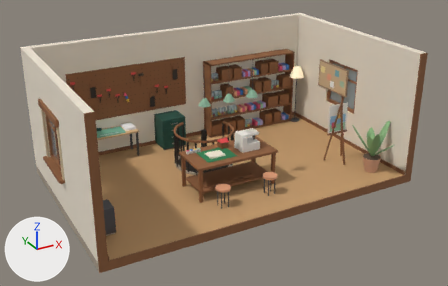
The glTF model assets/map-workshop.glb as it was, and as the next commit left it.
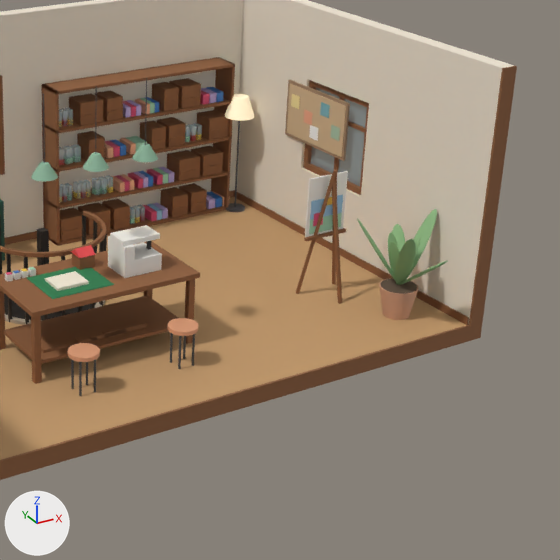
Each version is shown whole from a camera (50 mm lens) standing at (-2.86, -10.48, 7.29) and looking at (4.19, 2.33, 0.88), then close up on the part from 41% to 100% of the width and 8% to 100% of the height. The axes (+X, +Y, +Z) are drawn at lower left. The lights are the same throughout. The older version's two pictures come first. Where no turn or scale is listed for an object, it has been applied to the vertices. Vertices at exactly the same position are counted once.

Objects in the first close-up: 'Craft_Table', 'Easel', 'Floor_Lamp', 'Floor_Slab', 'Material_Shelf', 'Pinboard', 'Plant_Living', 'Stairwell_Down', 'Walls', 'Windows_Glass', 'Workbench_Stool_0', 'Workbench_Stool_1' and 5 more.
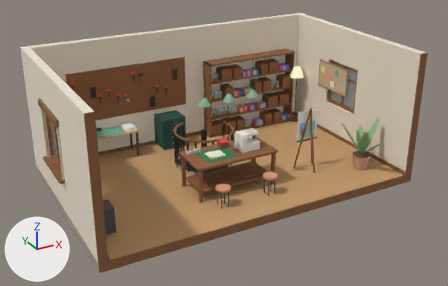
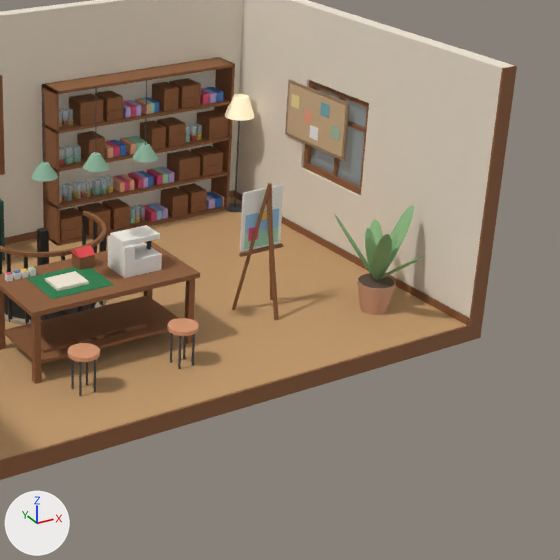
Boxes [x1, y1, x2, y2] around the edits, measured in the close-ups (560 x 560 px):
'Easel', moved: before [296, 169, 348, 304]; after [232, 183, 284, 320]
'Plant_Living', moved: before [357, 209, 448, 320]; after [334, 205, 424, 315]

The change in detail:
me_easel is used by ob_easel; location (0.0, 0.0, 0.0).
me_easel had 98 vertices, 108 faces and spanned x 6.97..7.63, y 1.23..1.78, z 0.0..1.7.
me_easel now has 98 vertices, 108 faces and spans x 5.97..6.63, y 1.23..1.78, z 0.0..1.7.
me_easel part 1: the whole mesh is moved by (-1.0, 0.0, 0.0).
Object 'Plant_Living' (ob_plant_living) moves from (7.7, 0.65, 0.0) to (7.55, 0.9, 0.0).
